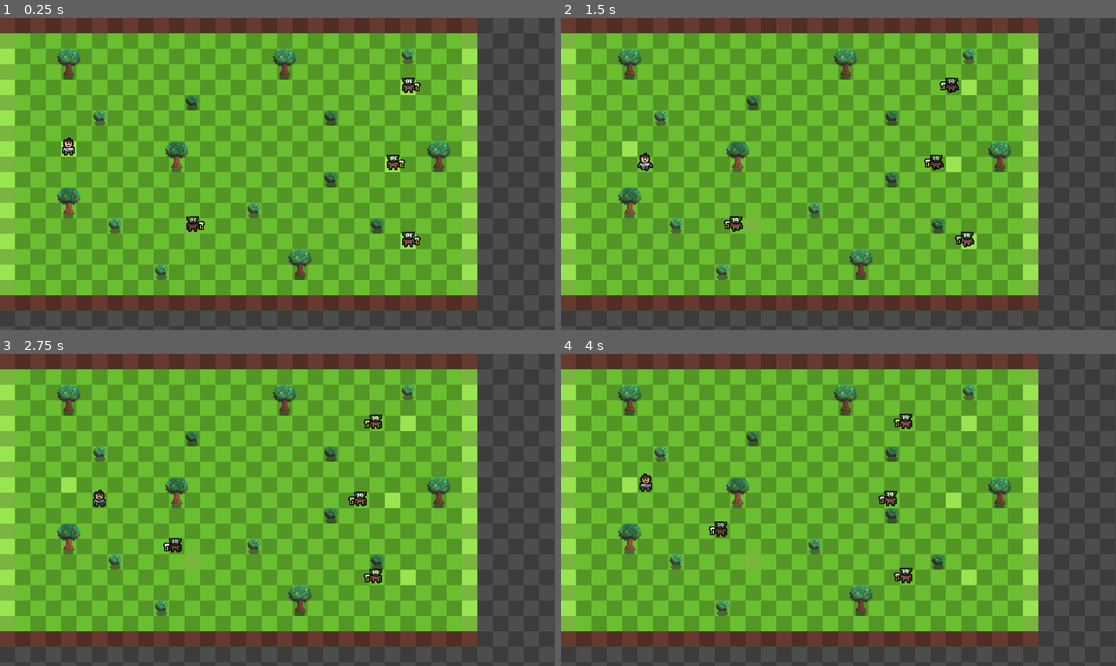
Above: before the commit, frames 1-4 (two rows, left to right).
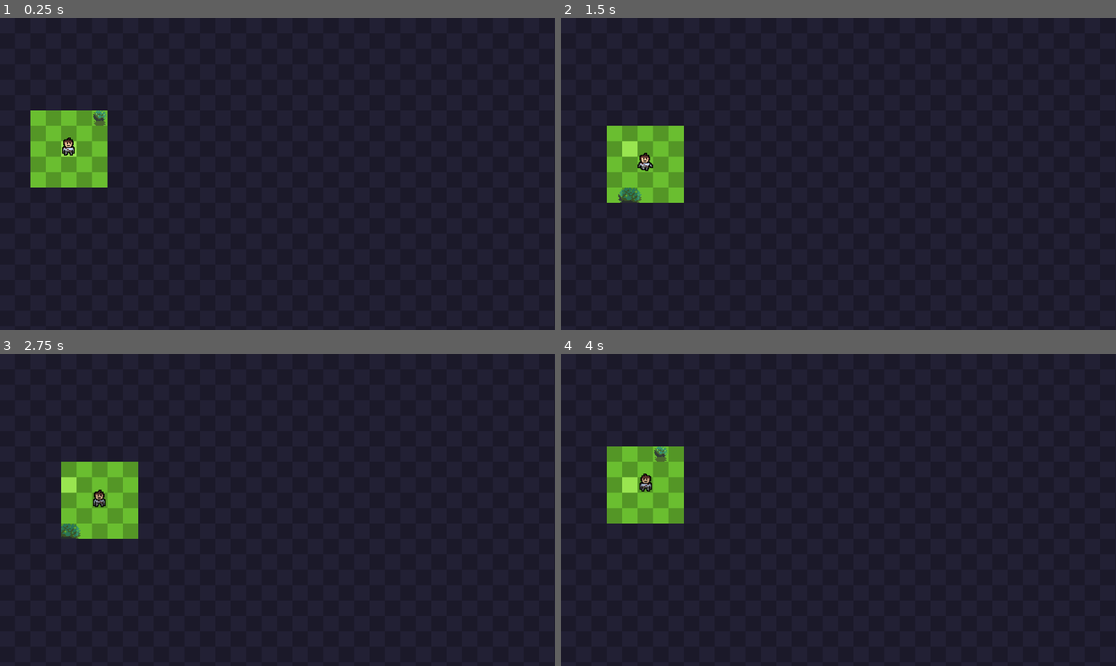
Above: after the commit, the same moments.

Repository: EwickVon-1/Masks
Game: Godot game, scene res://Nodes/Masks.tscn
Two runs of this game, one before a commit and one after it. Both use one fixed random seed, a clock stepped at 60 frames per second and the inputs below.
Inputs:
- Up to frame 1 (0.25 s): no input
- Up to frame 2 (1.5 s): hold Right (ui_right) 0.53-1.28 s; hold Down (ui_down) from 1.28 s (still down)
- Up to frame 3 (2.75 s): release Down (ui_down) at 2.03 s; hold Right (ui_right) from 2.03 s (still down)
- Up to frame 4 (4 s): release Right (ui_right) at 2.78 s; hold Up (ui_up) 2.78-3.53 s; hold Left (ui_left) from 3.53 s (still down)

The runs differ from the first frame. In frame 1, 96% of the frame differs, in the area x 0-100%, y 0-100%; in frame 2, 96%; in frame 3, 96%; in frame 4, 96%.

Commit message:
Fixed merge conflict

Diff:
--- a/Nodes/Masks.tscn
+++ b/Nodes/Masks.tscn
@@ -8,58 +8,57 @@
 [ext_resource type="Texture2D" uid="uid://dobuyqg6lvqr5" path="res://Art/grid.png" id="6_0mos2"]
 [ext_resource type="Texture2D" uid="uid://b7tc42rxvnhsc" path="res://Art/shadow.png" id="6_667tg"]
 
-[node name="LevelRoot" type="Node2D" unique_id=1347239427]
+[node name="LevelRoot" type="Node2D"]
 script = ExtResource("1_mu5sr")
 
-[node name="GridManager" parent="." unique_id=250765835 instance=ExtResource("1_c3vev")]
+[node name="GridManager" parent="." instance=ExtResource("1_c3vev")]
 
-[node name="LevelManager" parent="." unique_id=140179288 instance=ExtResource("5_0mos2")]
+[node name="LevelManager" parent="." instance=ExtResource("5_0mos2")]
 position = Vector2(-1, 0)
 scale = Vector2(2, 2)
 
-[node name="EnemyManager" parent="." unique_id=250747482 instance=ExtResource("5_lw7f6")]
+[node name="EnemyManager" parent="." instance=ExtResource("5_lw7f6")]
 position = Vector2(533, -301)
 
-[node name="Player" parent="." unique_id=116534902 instance=ExtResource("3_lw7f6")]
+[node name="Player" parent="." instance=ExtResource("3_lw7f6")]
 
-[node name="Shadow" type="Sprite2D" parent="Player" unique_id=173912253]
-visible = false
+[node name="Shadow" type="Sprite2D" parent="Player"]
 texture_filter = 1
 position = Vector2(880, -880)
 scale = Vector2(160, 160)
 texture = ExtResource("6_667tg")
 
-[node name="Grid4" type="Sprite2D" parent="." unique_id=1218511456]
+[node name="Grid4" type="Sprite2D" parent="."]
 texture_filter = 1
 position = Vector2(223, 768)
 scale = Vector2(32, 32)
 texture = ExtResource("6_0mos2")
 
-[node name="Grid5" type="Sprite2D" parent="." unique_id=1811055975]
+[node name="Grid5" type="Sprite2D" parent="."]
 texture_filter = 1
 position = Vector2(735, 768)
 scale = Vector2(32, 32)
 texture = ExtResource("6_0mos2")
 
-[node name="Grid6" type="Sprite2D" parent="." unique_id=2041811175]
+[node name="Grid6" type="Sprite2D" parent="."]
 texture_filter = 1
 position = Vector2(1247, 768)
 scale = Vector2(32, 32)
 texture = ExtResource("6_0mos2")
 
-[node name="Grid" type="Sprite2D" parent="." unique_id=1747476734]
+[node name="Grid" type="Sprite2D" parent="."]
 texture_filter = 1
 position = Vector2(223, 256)
 scale = Vector2(32, 32)
 texture = ExtResource("6_0mos2")
 
-[node name="Grid3" type="Sprite2D" parent="." unique_id=2004230608]
+[node name="Grid3" type="Sprite2D" parent="."]
 texture_filter = 1
 position = Vector2(1247, 256)
 scale = Vector2(32, 32)
 texture = ExtResource("6_0mos2")
 
-[node name="Grid2" type="Sprite2D" parent="." unique_id=127082536]
+[node name="Grid2" type="Sprite2D" parent="."]
 texture_filter = 1
 position = Vector2(735, 256)
 scale = Vector2(32, 32)
--- a/Nodes/animation_enemy.gd
+++ b/Nodes/animation_enemy.gd
@@ -16,15 +16,14 @@
 
 # Called every frame. 'delta' is the elapsed time since the previous frame.
 func _process(delta):
-	if enemy.is_enemy_turn:
-		speed_scale = 8
-		play("run" + rundir)
-		if rundir == "right":
-			rundir = "left"
-		else:
-			rundir = "right"
-		if enemy.dirfacing == "right":
-			sprite.flip_h = false
-		else:
-			sprite.flip_h = true
-			sprite.offset.x = 8
+	speed_scale = 8
+	play("run" + rundir)
+	if rundir == "right":
+		rundir = "left"
+	else:
+		rundir = "right"
+	if enemy.dirfacing == "right":
+		sprite.flip_h = false
+	else:
+		sprite.flip_h = true
+		sprite.offset.x = 8
--- a/Scripts/Enemy.gd
+++ b/Scripts/Enemy.gd
@@ -4,34 +4,57 @@
 @export var move_time := 0.04
 
 
-var CurrPos : Vector2i = Vector2i.ZERO
-var lastKnown
+var CurrPos := Vector2i.ZERO
+
+
 enum States {
-	IDLE = 1,
-	WANDER = 2,
-	CHASE = 3,
-	SEARCH = 4,
+	WANDER = 1,
+	CHASE = 2,
+	SEARCH = 3,
 }
 
 
 @onready var player = get_node("../../Player")
 
 var is_enemy_turn := false
+
 var choices
 var dirfacing = "left"
 
+# State Mechanics
+var curr_state = States.WANDER
+var player_last_location := Vector2i.ZERO
+var chase_timer := 0
+var search_timer := 0
+
+enum direction {
+	LEFT = 1,
+	DOWN = 2,
+	RIGHT = 3,
+	UP = 4,
+	WAIT = 5
+}
 
 @onready var grid_manager = get_node("../../GridManager")
 signal turn_finished
 
-func take_turn() -> void:
-	if not is_enemy_turn:
-		return
-
-	# Enemy Logic / Pathfinding
-
-	if player:
-		var delta_pos = player.CurrPos - CurrPos
+# Free will?!?!?!?!
+func make_choice(state : int, last_known : Vector2i) -> Vector2i:
+	choices =  [
+				Vector2i.LEFT,
+				Vector2i.DOWN,
+				Vector2i.RIGHT,
+				Vector2i.UP,
+				Vector2i.ZERO
+			]
+	if state == States.WANDER:
+		var random_choice = randi() % 5
+		if random_choice == 4:
+			random_choice = randi() % 5
+		var choice = choices[random_choice]
+		return choice
+	elif state == States.CHASE:
+		var delta_pos = last_known - CurrPos
 		if abs(delta_pos.x) > abs(delta_pos.y):
 			choices = [
 				Vector2i(sign(delta_pos.x), 0),   # move toward player on X
@@ -49,13 +72,90 @@
 				Vector2i.ZERO                     # wait
 			]
 
-		for dir in choices:
-			if dir == Vector2i.ZERO:
-				end_turn()
-				return
+		var choice = get_weighted_choice(choices, [60, 25, 10, 3, 2])
+		return choice
 
-			if try_move(dir):
-				return
+	elif state == States.SEARCH:
+		var delta_pos = last_known - CurrPos
+		if abs(delta_pos.x) > abs(delta_pos.y):
+			choices = [
+				Vector2i(sign(delta_pos.x), 0),   # move toward player on X
+				Vector2i(0, sign(delta_pos.y)),   # then Y
+				Vector2i(-sign(delta_pos.x), 0),  # backtrack X
+				Vector2i(0, -sign(delta_pos.y)),  # backtrack Y
+				Vector2i.ZERO                     # wait
+			]
+		else:
+			choices = [
+				Vector2i(0, sign(delta_pos.y)),   # move toward player on Y
+				Vector2i(sign(delta_pos.x), 0),   # then X
+				Vector2i(0, -sign(delta_pos.y)),  # backtrack Y
+				Vector2i(-sign(delta_pos.x), 0),  # backtrack X
+				Vector2i.ZERO                     # wait
+			]
+
+		var choice = get_weighted_choice(choices, [35, 25, 20, 10, 10])
+		return choice
+	return Vector2i.ZERO
+
+func get_weighted_choice(options, weights : Array[int]) -> Vector2i:
+	var total := 0
+	for weight in weights:
+		total += weight
+
+	var roll = randi() % total
+
+	var acc := 0
+	for i in range(options.size()):
+		acc += weights[i]
+		if roll < acc:
+			return options[i]
+
+	return options[0]
+
+func change_state(state : int) -> void:
+	player_last_location = player.CurrPos
+	curr_state = state
+	return
+
+func detect_player() -> bool:
+	var delta = player.CurrPos - CurrPos
+	if abs(delta.x) + abs(delta.y) > 6:
+		return false
+	return true
+
+
+func take_turn() -> void:
+	if chase_timer > 0:
+		chase_timer -= 1
+
+	if search_timer > 0:
+		search_timer -= 1
+
+
+	# Enemy Logic / Pathfinding
+
+	if player:
+		if detect_player() and chase_timer == 0:
+			print(curr_state)
+			change_state(States.CHASE)
+			chase_timer = 3
+
+		if curr_state == States.CHASE and chase_timer == 0:
+			change_state(States.SEARCH)
+			search_timer = 3
+
+		if curr_state == States.SEARCH and search_timer == 0:
+			change_state(States.WANDER)
+
+		var dir = make_choice(curr_state, player_last_location)
+		if dir == Vector2i.ZERO:
+			end_turn()
+			return
+
+		if try_move(dir):
+			end_turn()
+			return
 
 func try_move(dir: Vector2i) -> bool:
 	var target_pos = CurrPos + dir
@@ -70,6 +170,7 @@
 		CurrPos = target_pos
 		return true
 	else:
+		end_turn()
 		return false
 
 
--- a/project.godot
+++ b/project.godot
@@ -16,5 +16,5 @@
 
 config/name="Masks"
 run/main_scene="uid://c2vsuk8eqga4"
-config/features=PackedStringArray("4.6", "Forward Plus")
+config/features=PackedStringArray("4.5", "Forward Plus")
 config/icon="res://icon.svg"
Not shown: 1 places in Nodes/Masks.tscn that only renumber resources
